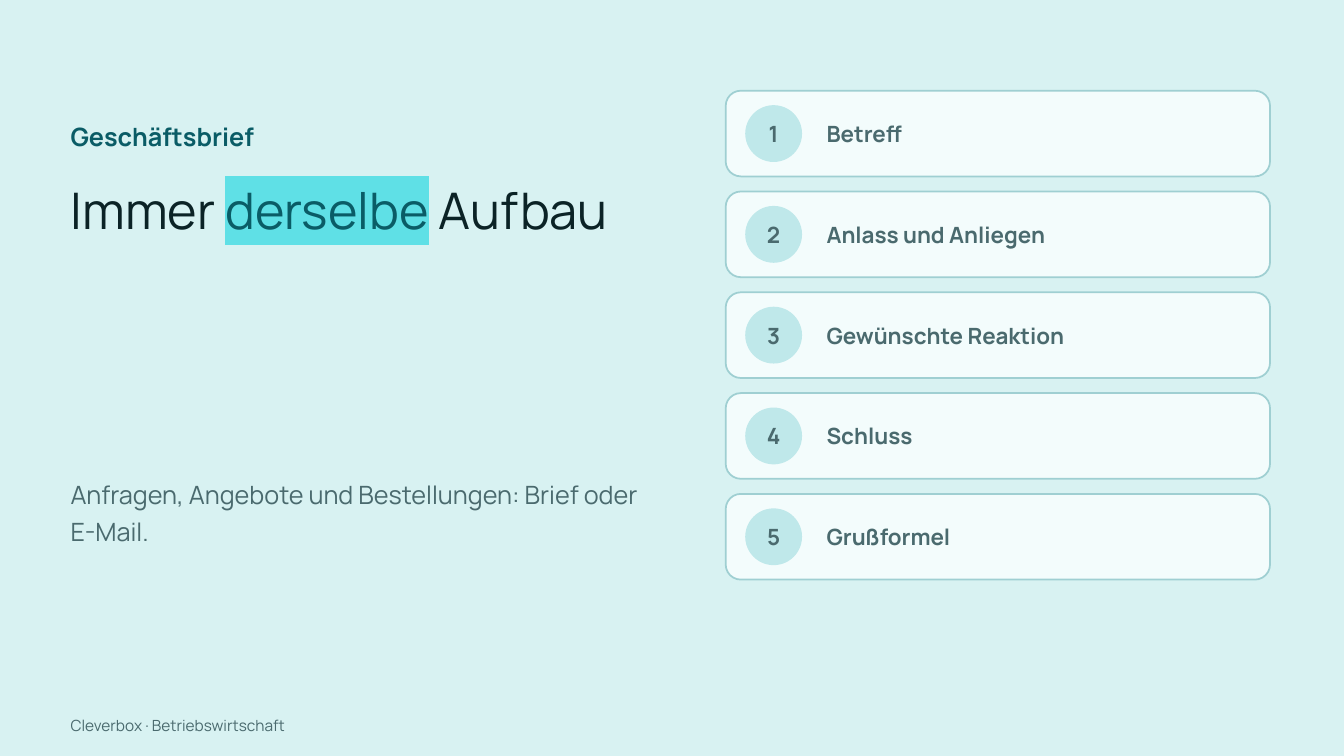
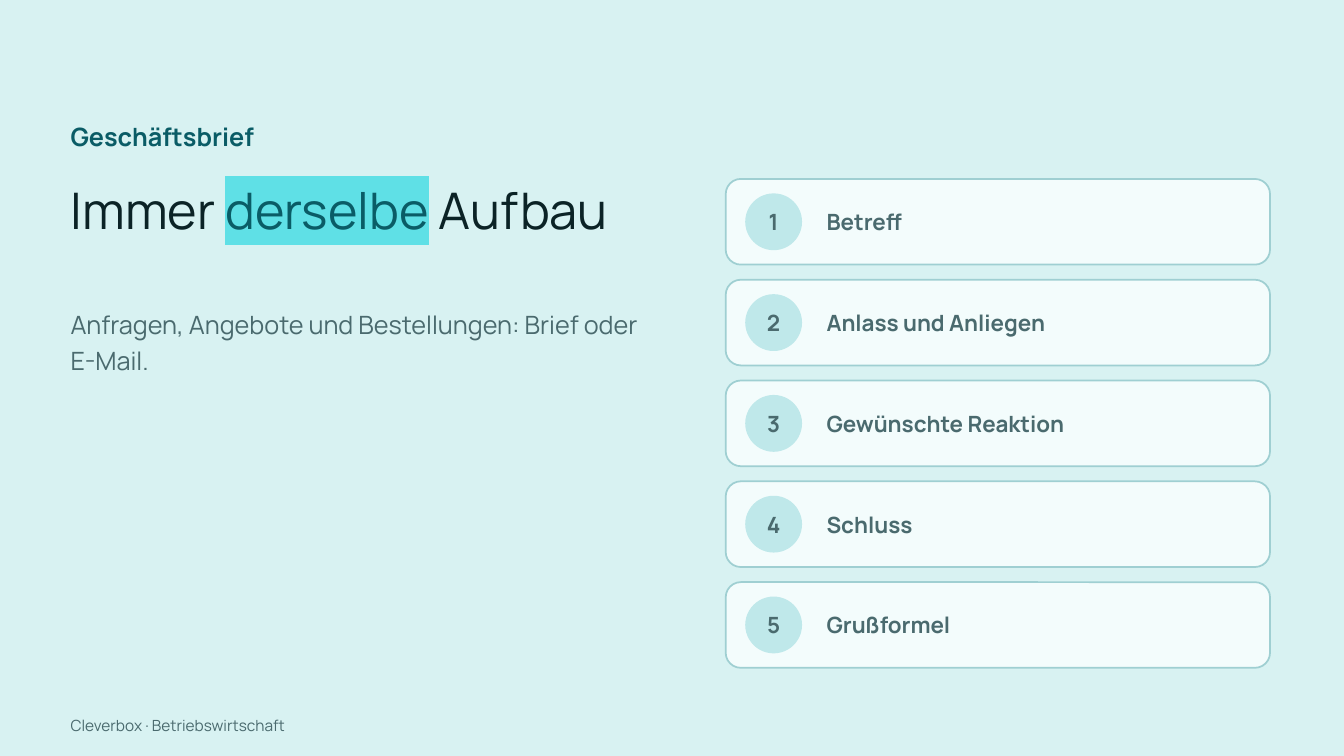
Before and after one commit to arminheske/claudecloud, a slide deck: slide 20 of videoslides/cleverbox-abwicklung-kauf-slides.pptx. Drawn at 1344x756 pixels with LibreOffice and Linux fonts; fonts in the diff are those of the drawing. Boxes give left, top, right and bottom in pixels: in the first picture for what was removed or moved away, otherwise in the second. Text is boxed around its words. In the diff, an @@ line names an element or a change of style, - is before the commit and + after.

```diff
--- a/videoslides/cleverbox-abwicklung-kauf-slides.pptx
+++ b/videoslides/cleverbox-abwicklung-kauf-slides.pptx
@@ text "Anfragen, Angebote und Bestellungen: Brief ...": place and size @@
-text "Anfragen, Angebote und Bestellungen: Brief ..." at [71,485,638,542]
+text "Anfragen, Angebote und Bestellungen: Brief ..." at [71,315,638,371]
@@ 4 texts, 2 rounded rectangles, 2 ellipses: place and size @@
-4 texts, 2 rounded rectangles, 2 ellipses at [726,91,1270,363]
+4 texts, 2 rounded rectangles, 2 ellipses at [726,178,1270,451]
@@ 6 texts, 3 rounded rectangles, 3 ellipses: place and size @@
-6 texts, 3 rounded rectangles, 3 ellipses at [726,106,1270,580]
+6 texts, 3 rounded rectangles, 3 ellipses at [726,195,1270,668]
```
Also in this commit, not shown: 61 other slides changed, 1 other file.
